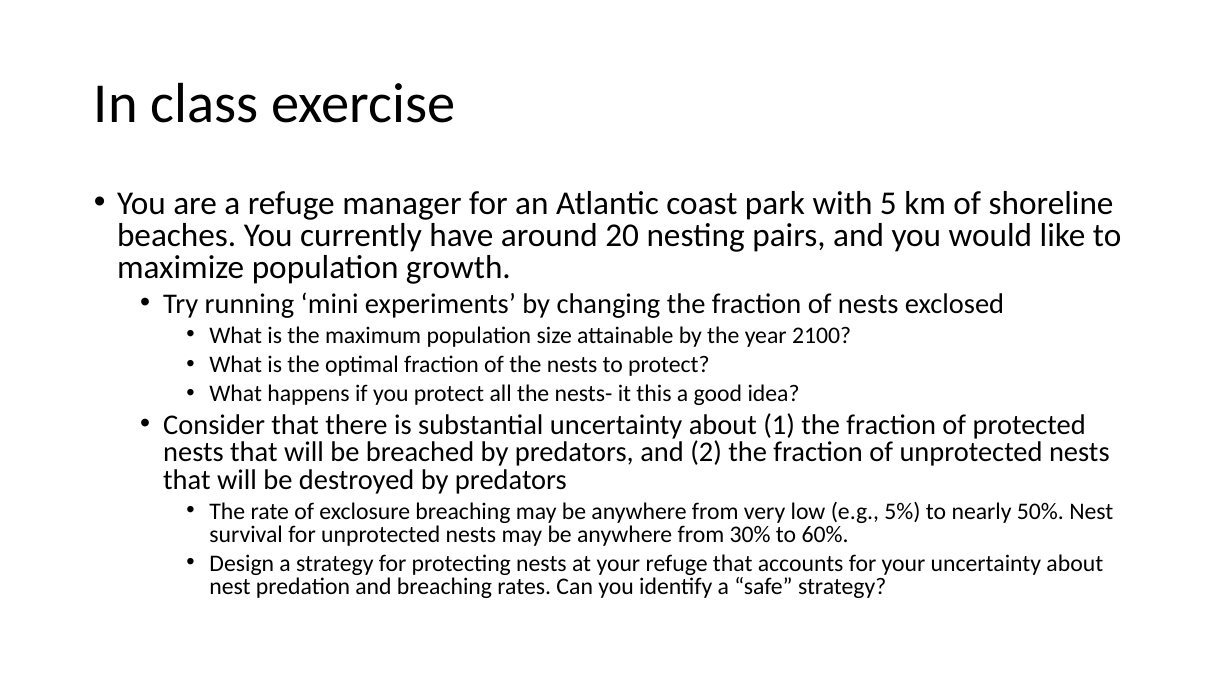
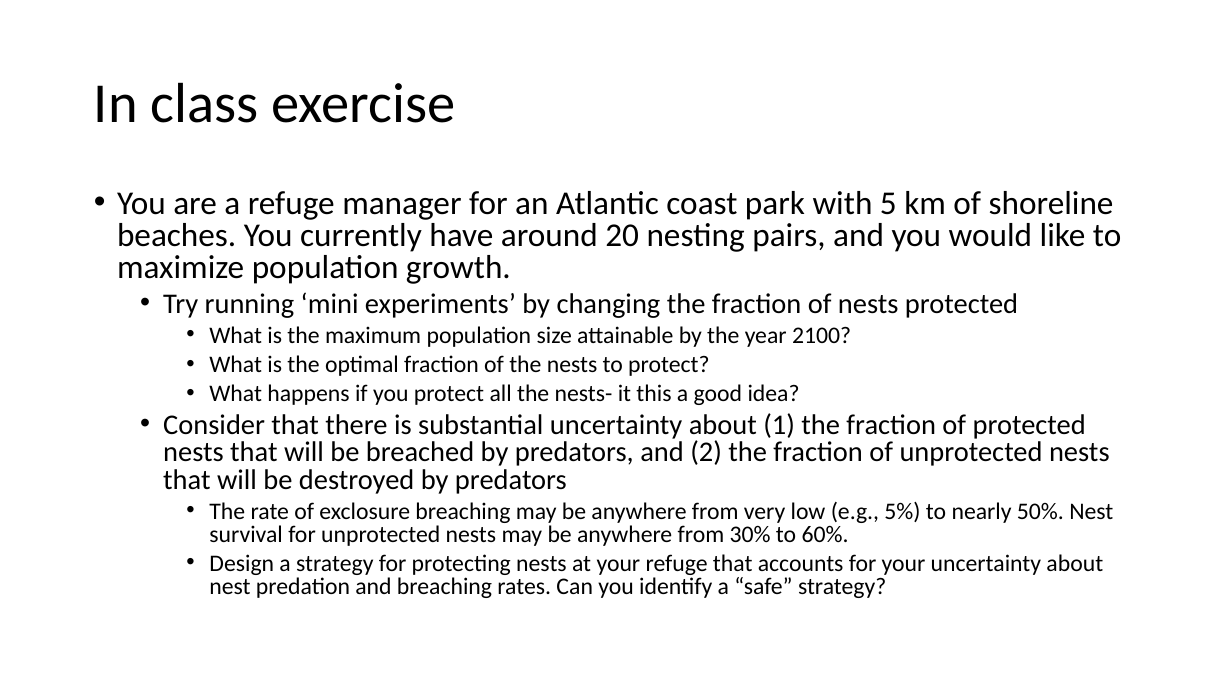
Before and after one commit to kevintshoemaker/NRES-470, a slide deck: slide 5 of Plover1.pptx. Drawn at 1232x693 pixels with LibreOffice and Linux fonts; fonts in the diff are those of the drawing. Boxes give left, top, right and bottom in pixels: in the first picture for what was removed or moved away, otherwise in the second. Text is boxed around its words. In the diff, an @@ line names an element or a change of style, - is before the commit and + after.

Commit message:
minor

```diff
--- a/Plover1.pptx
+++ b/Plover1.pptx
@@ text at (163,292,1018,318): text changed @@
-  • Try running ‘mini experiments’ by changing the fraction of nests exclosed
+  • Try running ‘mini experiments’ by changing the fraction of nests protected
```
